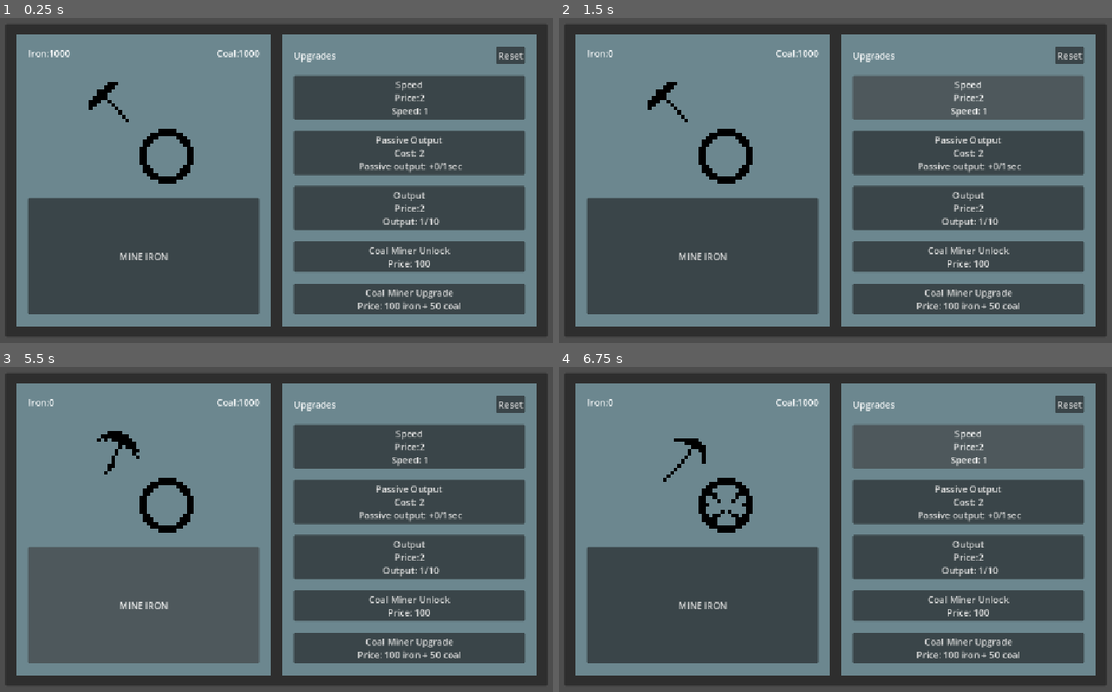
Above: before the commit, frames 1-4 (two rows, left to right).
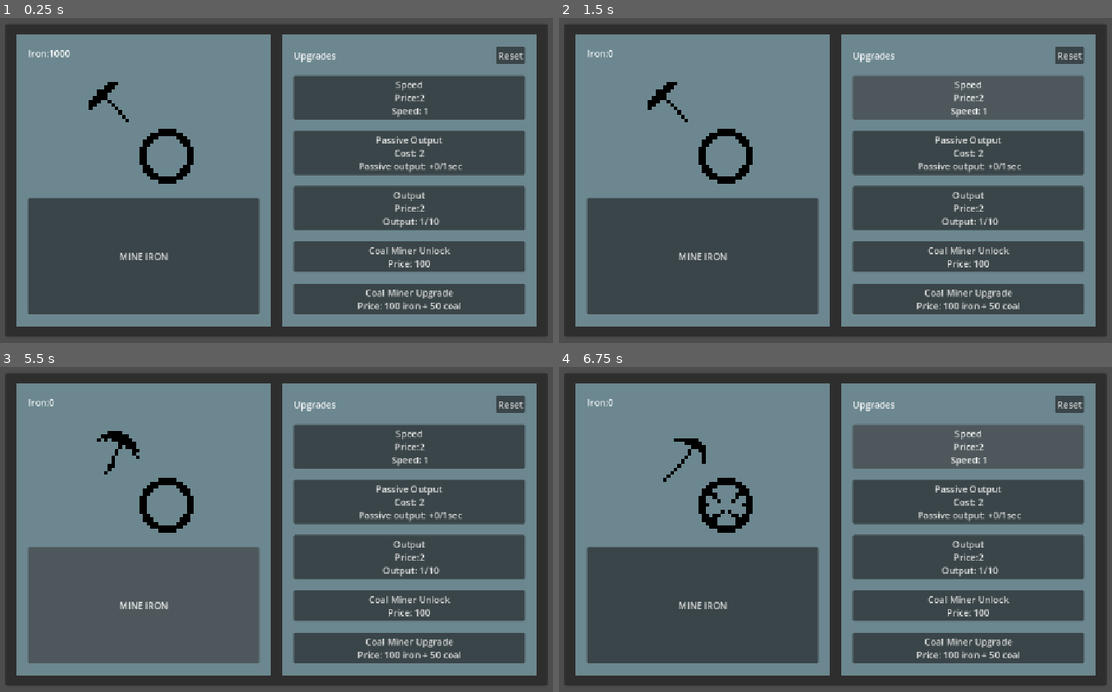
Above: after the commit, the same moments.

Repository: kmelkon/mine-incremental-tutorial-extended
Game: Godot game, scene res://main.tscn
Two runs of this game, one before a commit and one after it. Both use one fixed random seed, a clock stepped at 60 frames per second and the inputs below.
Inputs:
- Up to frame 1 (0.25 s): no input
- Up to frame 2 (1.5 s): click "Reset" at 0.5 s; click "Speed Price:2 Speed: 1" at 1.25 s
- Up to frame 3 (5.5 s): click "Passive Output Cost: 2 Passiv…" at 2 s; click "Output Price:2 Output: 1/10" at 2.75 s; click "Coal Miner Unlock Price: 100" at 3.5 s; click "Coal Miner Upgrade Price: 100…" at 4.25 s; click "MINE IRON" at 5 s
- Up to frame 4 (6.75 s): click "MINE IRON" at 5.75 s; click "Speed Price:2 Speed: 1" at 6.5 s

The runs differ from the first frame. In frame 1, 0.1% of the frame differs, in the area x 39-48%, y 9-13%; in frame 2, 0.1%; in frame 3, 0.1%; in frame 4, 0.1%.

Commit message:
chore: refactor resources into a game_data class

Diff:
--- /dev/null
+++ b/game_data.gd
@@ -0,0 +1,24 @@
+class_name GameData
+extends Resource
+
+signal resources_changed()
+
+var resources: Dictionary = {
+	"iron": 1000,
+	"coal": 1000
+}
+func add_resource(resource: String, amount: int) -> void:
+	resources[resource] += amount
+	resources_changed.emit()
+
+func spend_resource(resource: String, amount: int) -> void:
+	if can_spend_resource(resource, amount):
+		resources[resource] -= amount
+		resources_changed.emit()
+
+func can_spend_resource(resource: String, amount: int) -> bool:
+	return resources[resource] >= amount
+
+func reset() -> void:
+	resources["iron"] = 0
+	resources["coal"] = 0
--- a/main.gd
+++ b/main.gd
@@ -13,10 +13,8 @@
 @onready var coal_miner_upgrade_button: Button = %CoalMinerUpgradeButton
 @onready var mine_coal_button: Button = %MineCoalButton
 
-var resources = {
-	"iron": 1000,
-	"coal": 1000
-}
+var game_data: GameData = GameData.new()
+
 var output_cost = 2
 var speed_cost = 2
 var passive_output_cost = 2
@@ -31,25 +29,34 @@
 	"iron": 100,
 	"coal": 50
 }
+var coal_miner_unlocked = false
 
 
 func _ready() -> void:
+	game_data.resources_changed.connect(_on_resources_changed)
+
+
+	update_text()
+
+func _process(delta: float) -> void:
+	if coal_miner_unlocked:
+		coal_miner_unlock_button.disabled = true
+
 	if output == output_max:
-			output_upgrade_button.disabled = true
-	update_text()
+		output_upgrade_button.disabled = true
 
 func _on_button_pressed() -> void:
 	mine_animation_player.play("mine")
 
 
 func _on_animation_player_animation_finished(anim_name: StringName) -> void:
-	resources["iron"] += output
+	game_data.add_resource("iron", output)
 	update_text()
 
 
 func _on_output_upgrade_button_pressed() -> void:
-	if resources["iron"] >= output_cost:
-		resources["iron"] -= output_cost
+	if game_data.can_spend_resource("iron", output_cost):
+		game_data.spend_resource("iron", output_cost)
 		output = output + 1
 		output_cost += 1
 		if output == output_max:
@@ -57,15 +64,15 @@
 		update_text()
 
 func _on_speed_upgrade_button_pressed() -> void:
-	if resources["iron"] >= speed_cost:
-		resources["iron"] -= speed_cost
+	if game_data.can_spend_resource("iron", speed_cost):
+		game_data.spend_resource("iron", speed_cost)
 		speed += 1
 		mine_animation_player.speed_scale = speed
 		update_text()
 
 
 func _on_reset_button_pressed() -> void:
-	resources["iron"] = 0
+	game_data.reset()
 	output_cost = 2
 	speed_cost = 2
 	speed = 1
@@ -77,9 +84,9 @@
 	update_text()
 
 func update_text():
-	mine_label.text = "Iron:" + str(resources["iron"])
-	if resources["coal"] > 0:
-		coal_total_label.text = "Coal:" + str(resources["coal"])
+	mine_label.text = "Iron:" + str(game_data.resources["iron"])
+	if coal_miner_unlocked:
+		coal_total_label.text = "Coal:" + str(game_data.resources["coal"])
 	coal_miner_unlock_button.text = "Coal Miner Unlock \nPrice: "+ str(coal_miner_unlock_cost)
 	coal_miner_upgrade_button.text = "Coal Miner Upgrade \nPrice: "+ str(coal_miner_upgrade_cost["iron"]) + " iron + " + str(coal_miner_upgrade_cost["coal"]) + " coal"
 	output_upgrade_button.text = "Output \nPrice:"+ str(output_cost)+"\n Output: " + str(output) + "/" + str(output_max)
@@ -90,30 +97,30 @@
 
 
 func _on_passive_output_button_pressed() -> void:
-	if resources["iron"] >= passive_output_cost:
-		resources["iron"] -= passive_output_cost # charge you
+	if game_data.can_spend_resource("iron", passive_output_cost):
+		game_data.spend_resource("iron", passive_output_cost)
 		passive_output_cost += 1 # increase the cost
 		passive_output += 1
 		passive_output_timer.start(passive_output_time)
 		update_text()
 
 func _on_passive_output_timer_timeout() -> void:
-	resources["iron"] += passive_output
+	game_data.add_resource("iron", passive_output)
 	update_text()
 
 
 func _on_coal_miner_unlock_button_pressed() -> void:
-	if resources["iron"] >= coal_miner_unlock_cost:
-		resources["iron"] -= coal_miner_unlock_cost # charge you
-		passive_output_cost += 1
+	if game_data.can_spend_resource("iron", coal_miner_unlock_cost) and coal_miner_unlocked == false:
+		game_data.spend_resource("iron", coal_miner_unlock_cost)
 		coal_output += 1
 		mine_coal_button.visible = true
+		coal_miner_unlocked = true
 		update_text()
 
 func _on_coal_miner_upgrade_button_pressed() -> void:
-	if resources["iron"] >= coal_miner_upgrade_cost["iron"] and resources["coal"] >= coal_miner_upgrade_cost["coal"]:
-		resources["iron"] -= coal_miner_upgrade_cost["iron"] # charge you
-		resources["coal"] -= coal_miner_upgrade_cost["coal"] # charge you
+	if game_data.can_spend_resource("iron", coal_miner_upgrade_cost["iron"]) and game_data.can_spend_resource("coal", coal_miner_upgrade_cost["coal"]):
+		game_data.spend_resource("iron", coal_miner_upgrade_cost["iron"])
+		game_data.spend_resource("iron", coal_miner_upgrade_cost["coal"])
 		coal_miner_upgrade_cost["iron"] += 50
 		coal_miner_upgrade_cost["coal"] += 50
 		coal_output += 10
@@ -121,5 +128,8 @@
 
 
 func _on_mine_coal_button_pressed() -> void:
-	resources["coal"] += coal_output
+	game_data.add_resource("coal", coal_output)
 	update_text()
+
+func _on_resources_changed() -> void:
+	update_text()
Not shown, added: game_data.gd.uid
